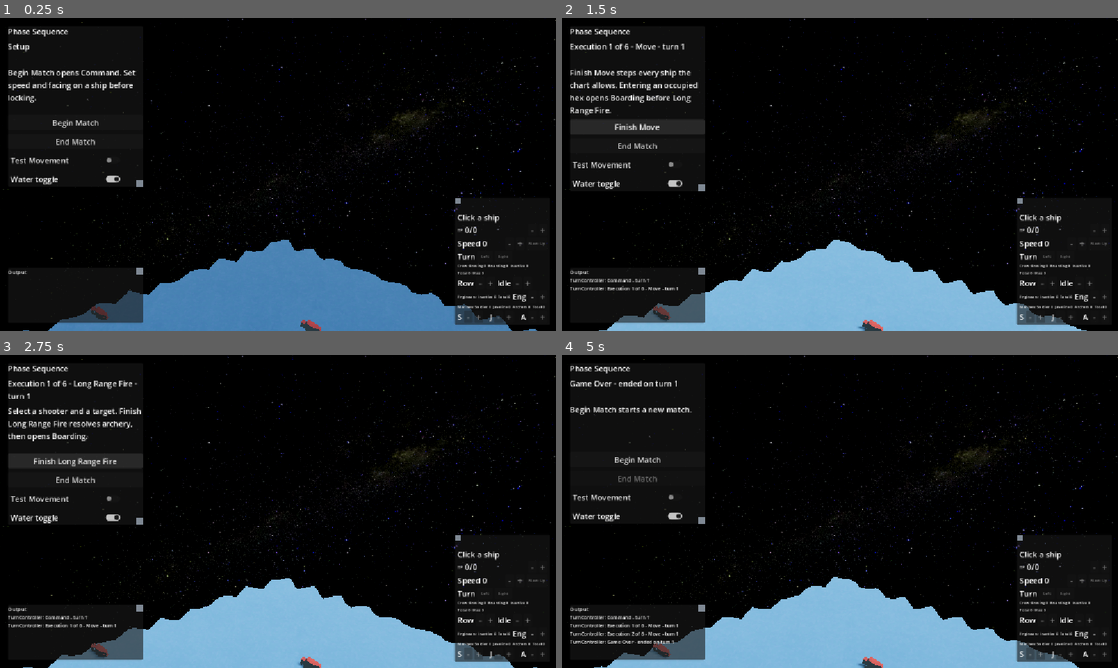
Above: before the commit, frames 1-4 (two rows, left to right).
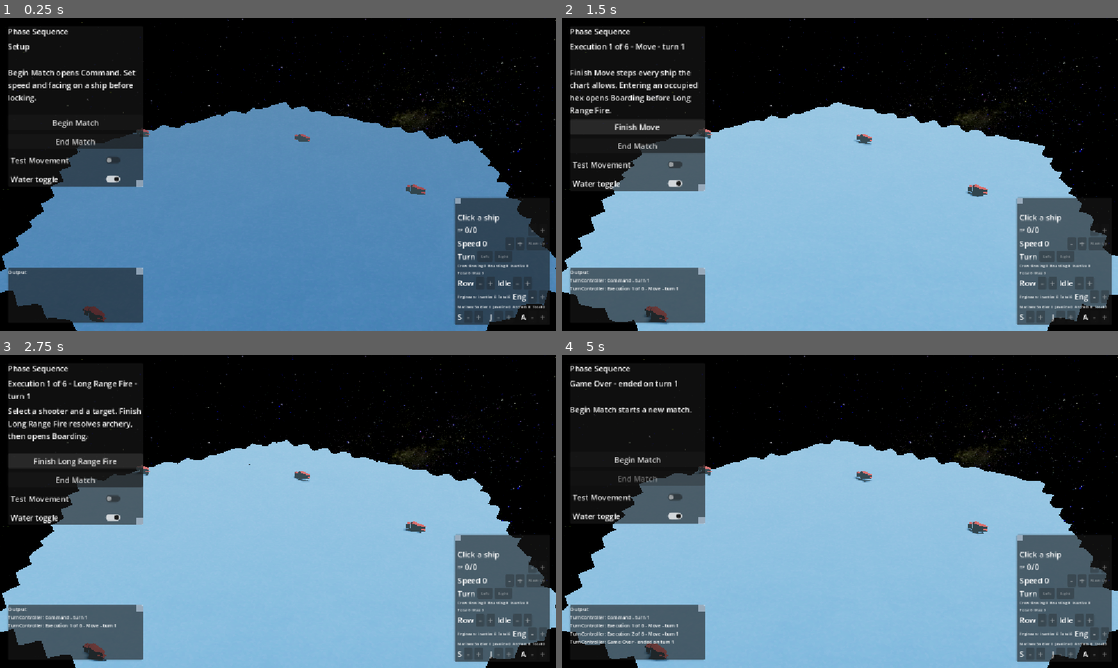
Above: after the commit, the same moments.

Repository: SamEBart/COM_429_RammingSpeed
Game: Godot game, scene res://scenes/GameScene.tscn
Two runs of this game, one before a commit and one after it. Both use one fixed random seed, a clock stepped at 60 frames per second and the inputs below.
Inputs:
- Up to frame 1 (0.25 s): no input
- Up to frame 2 (1.5 s): click "Begin Match" at 0.5 s; click "Lock Command" at 1.25 s
- Up to frame 3 (2.75 s): click "Finish Move" at 2 s
- Up to frame 4 (5 s): click "Finish Long Range Fire" at 2.75 s; click "Finish Boarding" at 3.5 s; click "End Match" at 4.25 s

The runs differ from the first frame. In frame 1, 45% of the frame differs, in the area x 0-100%, y 26-100%; in frame 2, 45%; in frame 3, 45%; in frame 4, 45%.

Commit message:
chore: centered default camera position

Diff:
--- a/scenes/GameScene.tscn
+++ b/scenes/GameScene.tscn
@@ -49,8 +49,8 @@
 transform = Transform3D(1, 0, 0, 0, 1, 0, 0, 0, 1, -0.117906, 15.1842, 10.1434)
 
 [node name="Camera3D" type="Camera3D" parent="CameraParent" unique_id=312647012 node_paths=PackedStringArray("sun")]
-transform = Transform3D(1, 0, 0, 0, 0.998537, -0.0540788, 0, 0.0540788, 0.998537, 0, 0, 0)
-fov = 33.0
+transform = Transform3D(1, 0, 0, 0, 0.9985367, -0.054078784, 0, 0.054078784, 0.9985367, 0, 0, 19.26615)
+fov = 28.0
 script = ExtResource("1_1xefc")
 movespeed = 9
 rot = Vector2(-25, -80)
